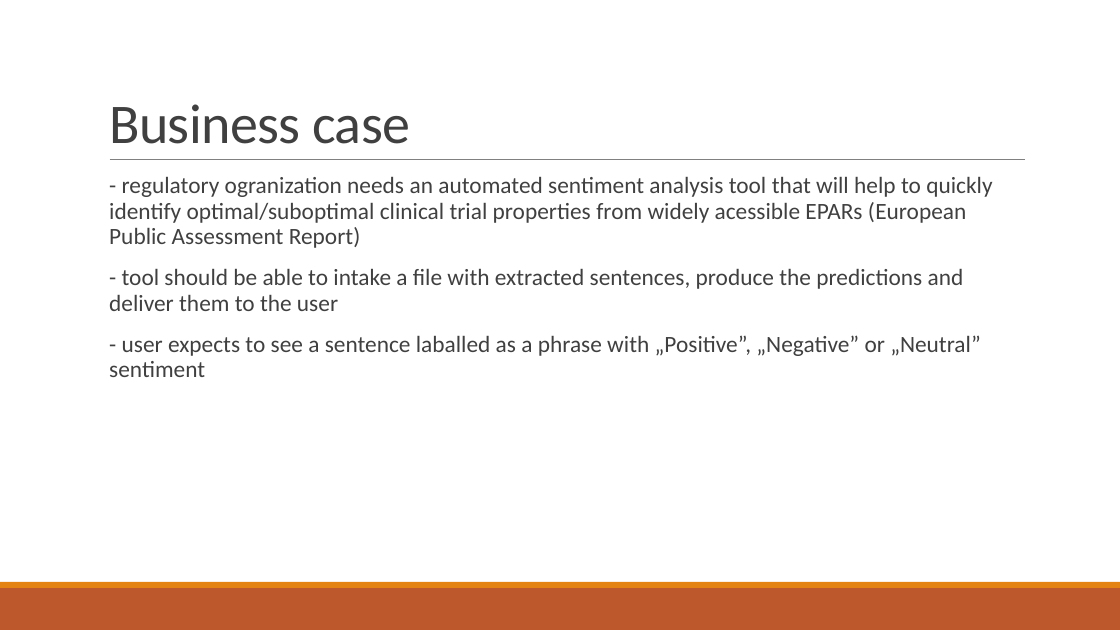
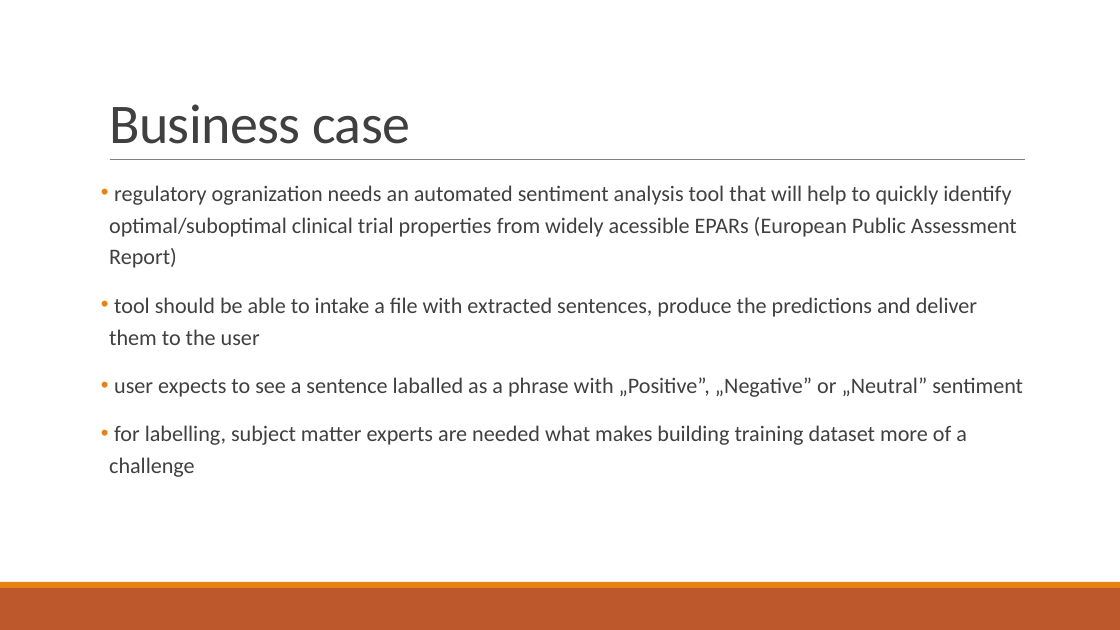
Before and after one commit to nlp-task-kp/sentiment_analysis, a slide deck: slide 3 of presentation/Sentiment analysis for EPARs.pptx (slide 4 before the commit). Drawn at 1120x630 pixels with LibreOffice and Linux fonts; fonts in the diff are those of the drawing. Boxes give left, top, right and bottom in pixels: in the first picture for what was removed or moved away, otherwise in the second. Text is boxed around its words. In the diff, an @@ line names an element or a change of style, - is before the commit and + after.

```diff
--- a/presentation/Sentiment analysis for EPARs.pptx
+++ b/presentation/Sentiment analysis for EPARs.pptx
@@ text at <box>109,185,1023,477</box>: text changed; size 20 to 19 pt @@
-  - regulatory ogranization needs an automated sentiment analysis tool that will help to quickly identify optimal/suboptimal clinical trial properties from widely acessible EPARs (European Public Assessment Report)
-  - tool should be able to intake a file with extracted sentences, produce the predictions and deliver them to the user
-  - user expects to see a sentence laballed as a phrase with „Positive”, „Negative” or „Neutral” sentiment
+• regulatory ogranization needs an automated sentiment analysis tool that will help to quickly identify optimal/suboptimal clinical trial properties from widely acessible EPARs (European Public Assessment Report)
+• tool should be able to intake a file with extracted sentences, produce the predictions and deliver them to the user
+• user expects to see a sentence laballed as a phrase with „Positive”, „Negative” or „Neutral” sentiment
+• for labelling, subject matter experts are needed what makes building training dataset more of a challenge
```
Also in this commit, not shown: 11 other slides changed, 4 slides added, 2 slides removed.
